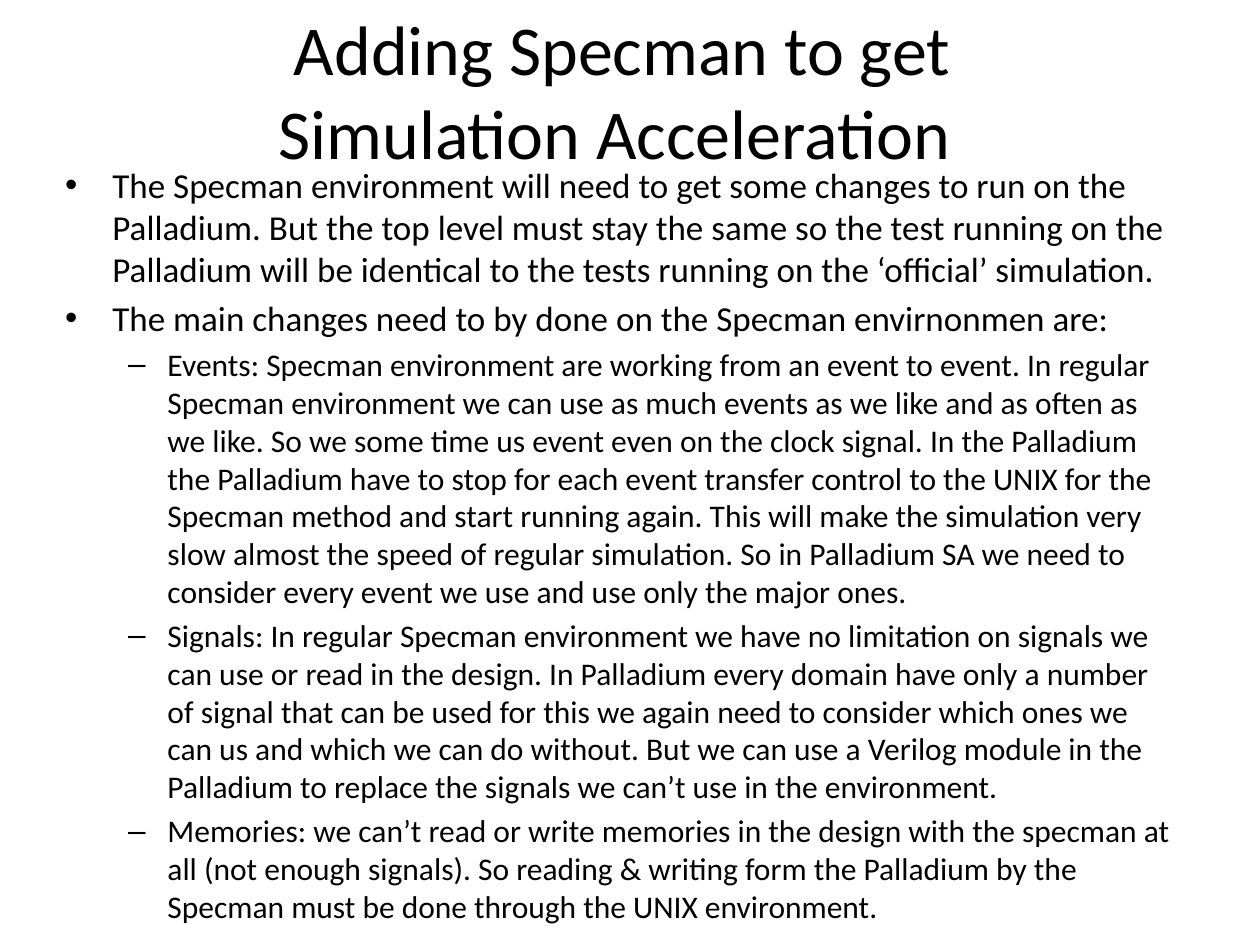
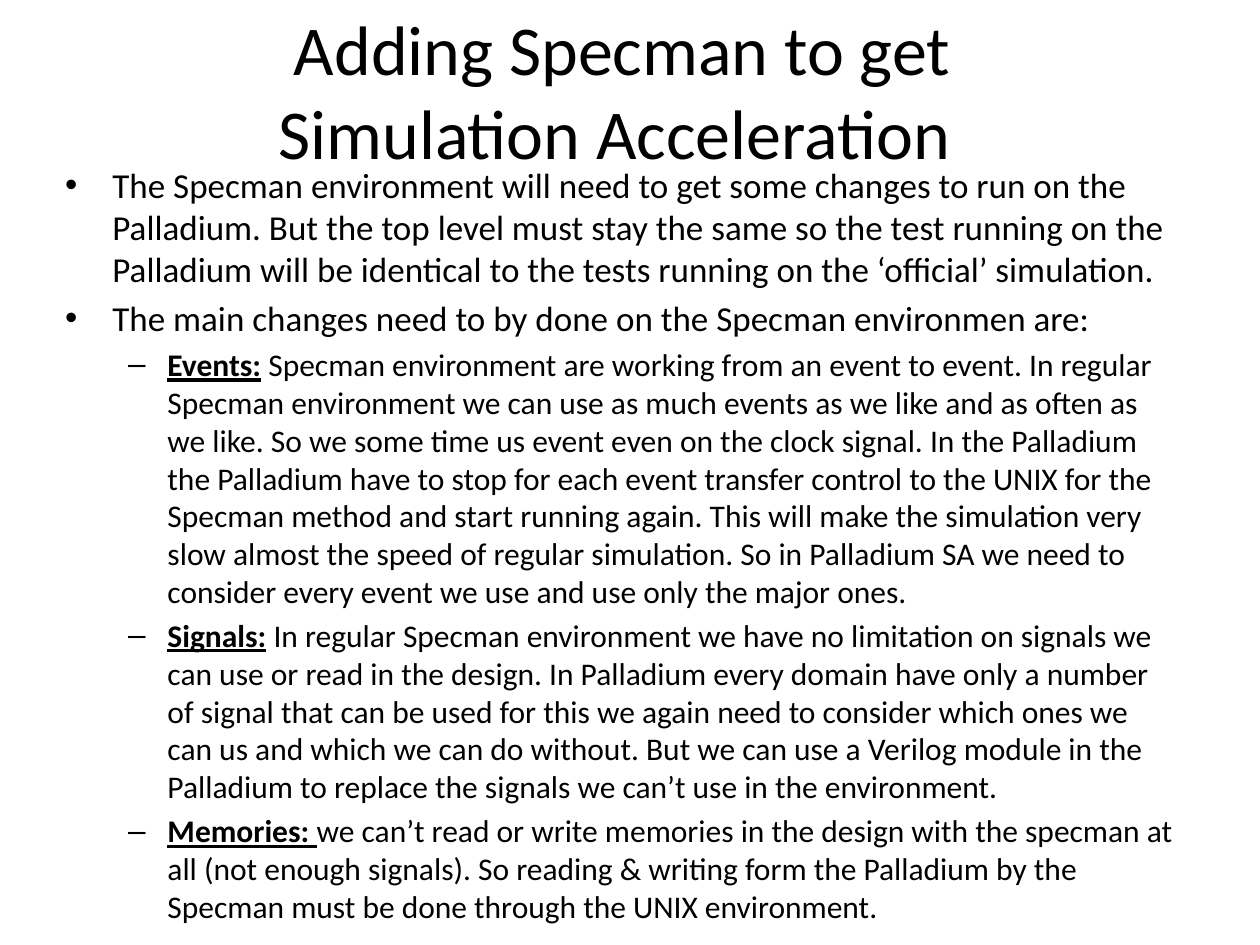
Before and after one commit to zahike/Palladium, a slide deck: slide 4 of Simulation Acceleration tutoria.pptx. Drawn at 1260x945 pixels with LibreOffice and Linux fonts; fonts in the diff are those of the drawing. Boxes give left, top, right and bottom in pixels: in the first picture for what was removed or moved away, otherwise in the second. Text is boxed around its words. In the diff, an @@ line names an element or a change of style, - is before the commit and + after.

```diff
--- a/Simulation Acceleration tutoria.pptx
+++ b/Simulation Acceleration tutoria.pptx
@@ text at [112, 306, 1089, 337]: text changed @@
-• The main changes need to by done on the Specman envirnonmen are:
+• The main changes need to by done on the Specman environmen are:
@@ text at [167, 354, 1172, 924]: bold on, underline on in "Events:", "Signals:", "Memories:" @@
```
Also in this commit, not shown: 1 other slide changed, 19 other files.
